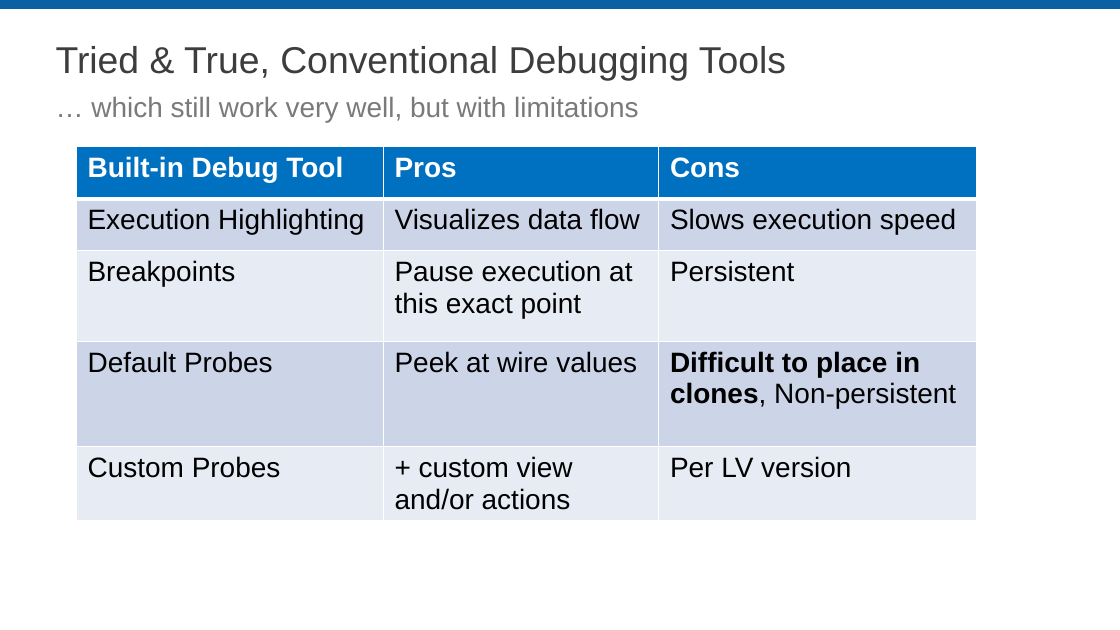
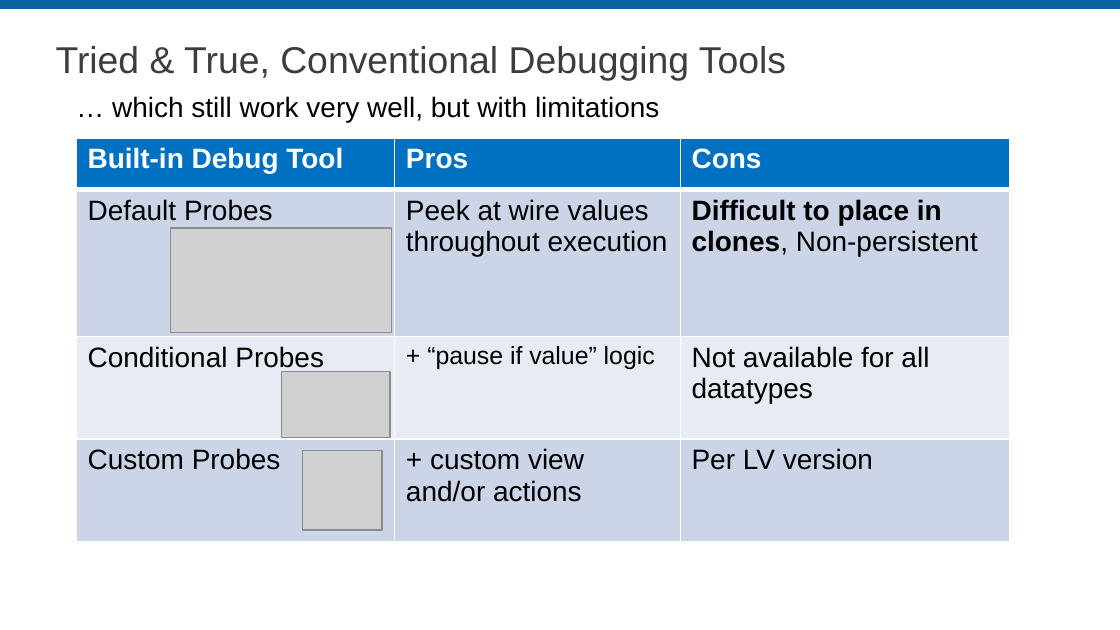
Before and after one commit to sandialabs/LVTM, a slide deck: slide 9 of Documentation/LVTM_NIWeek_2017.pptx (slide 8 before the commit). Drawn at 1120x630 pixels with LibreOffice and Linux fonts; fonts in the diff are those of the drawing; grey boxes stand for pictures; background and template pictures are left out. Boxes give left, top, right and bottom in pixels: in the first picture for what was removed or moved away, otherwise in the second. Text is boxed around its words. In the diff, an @@ line names an element or a change of style, - is before the commit and + after.

Commit message:
Added much content to the presentation, but stillvery much a work-in-progress
--HG--
branch : LVTNet

```diff
--- a/Documentation/LVTM_NIWeek_2017.pptx
+++ b/Documentation/LVTM_NIWeek_2017.pptx
@@ text "… which still work very ...": place and size @@
-text "… which still work very ..." at [91, 97, 638, 122]
+text "… which still work very ..." at [112, 96, 659, 122]
@@ text "… which still work very ..." at [112, 96, 659, 122]: text colour #7A7A7A to #000000 @@
@@ table at [76, 138, 1009, 542] @@
-row 2: Execution Highlighting | Visualizes data flow | Slows execution speed
-row 3: Breakpoints | Pause execution at this exact point | Persistent
-row 4: Default Probes | Peek at wire values | Difficult to place in clones, Non-persistent
+row 2: Default Probes | Peek at wire values throughout execution | Difficult to place in clones, Non-persistent
+row 3: Conditional Probes | + “pause if value” logic | Not available for all datatypes
@@ table: place and size @@
-table at [76, 147, 977, 532]
+table at [76, 138, 1009, 542]
@@ picture added at [170, 228, 392, 333] @@
@@ picture added at [281, 372, 390, 437] @@
@@ picture added at [302, 450, 382, 530] @@
```
Also in this commit, not shown: 4 other slides changed, 9 slides added, 1 slide removed.
